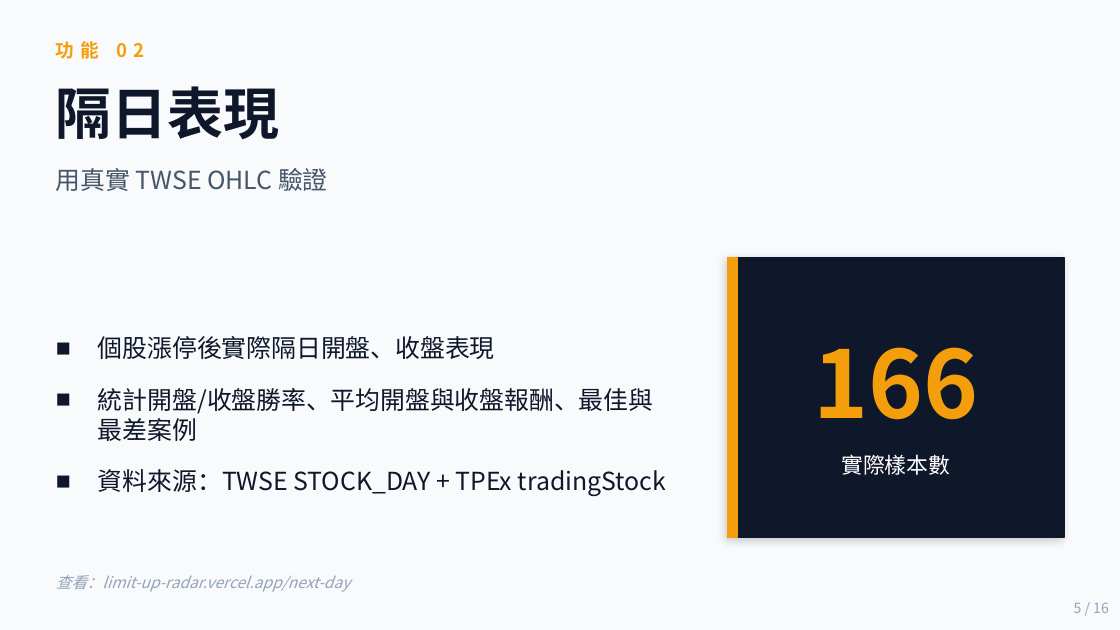
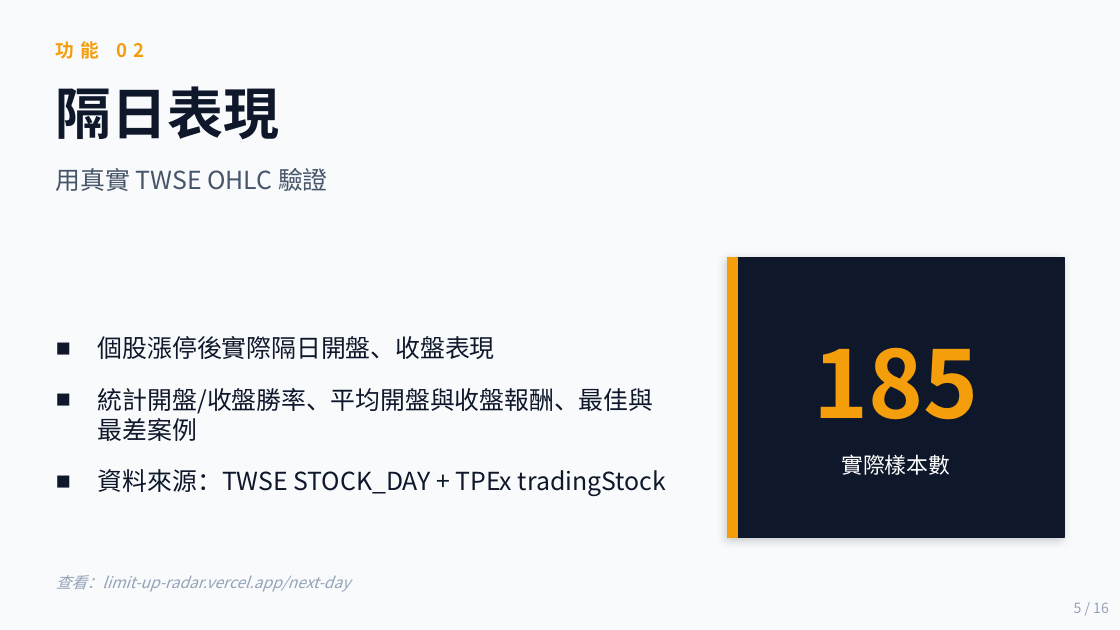
Before and after one commit to Kevin-Power/limit-up-radar, a slide deck: slide 5 of proposal/股文觀指_商業簡報.pptx. Drawn at 1120x630 pixels with LibreOffice and Linux fonts; fonts in the diff are those of the drawing. Boxes give left, top, right and bottom in pixels: in the first picture for what was removed or moved away, otherwise in the second. Text is boxed around its words. In the diff, an @@ line names an element or a change of style, - is before the commit and + after.

```diff
--- a/proposal/股文觀指_商業簡報.pptx
+++ b/proposal/股文觀指_商業簡報.pptx
@@ text at [813,347,978,420]: text changed @@
-166
+185
```
Also in this commit, not shown: 5 other slides changed, 3 other files.
